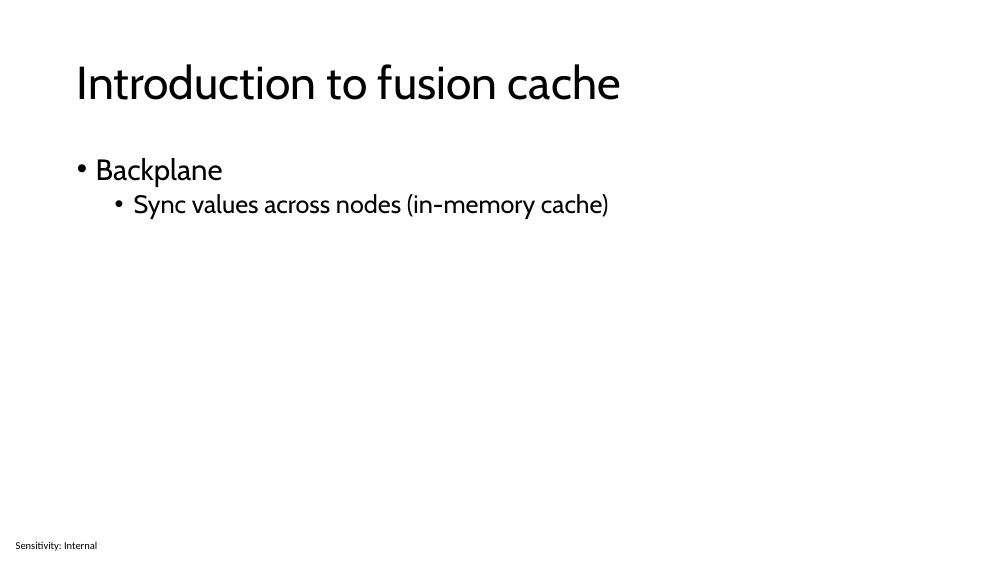
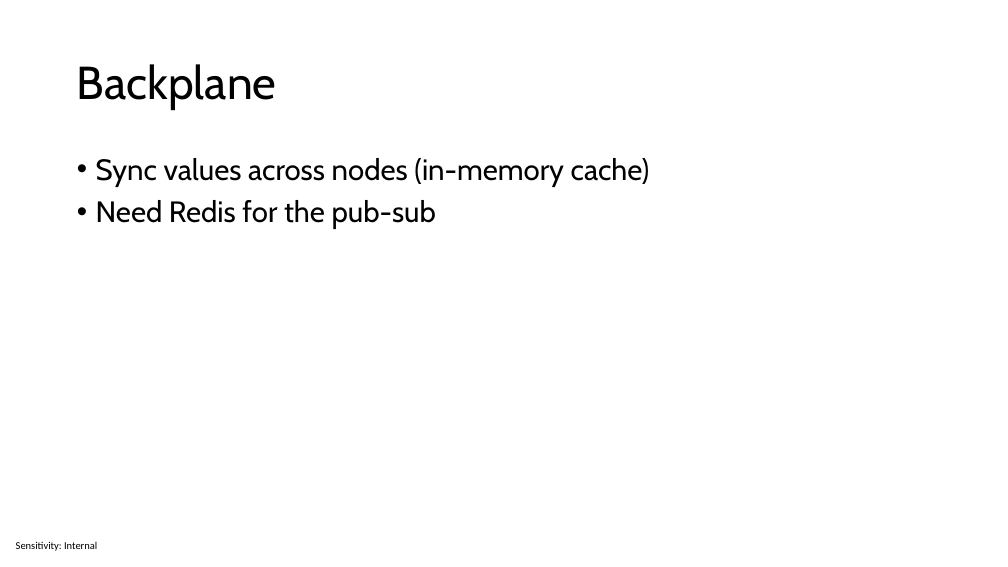
Before and after one commit to sabbadino/cache-like-a-pro-fusion-cache, a slide deck: slide 21 of cache-like-a-pro.pptx (slide 20 before the commit). Drawn at 1008x567 pixels with LibreOffice and Linux fonts; fonts in the diff are those of the drawing. Boxes give left, top, right and bottom in pixels: in the first picture for what was removed or moved away, otherwise in the second. Text is boxed around its words. In the diff, an @@ line names an element or a change of style, - is before the commit and + after.

```diff
--- a/cache-like-a-pro.pptx
+++ b/cache-like-a-pro.pptx
@@ title at box(77, 64, 277, 110): text changed @@
-Introduction to fusion cache
+Backplane
@@ text at box(96, 158, 223, 187): paragraph removed @@
-• Backplane
@@ text at box(96, 158, 650, 187): size 24 to 28 pt in "Sync values across nodes (in-memory cache)"; list level 2 to 1 in "Sync values across nodes (in-memory ..." @@
@@ text at box(96, 200, 436, 229): paragraph added @@
+• Need Redis for the pub-sub
```
Also in this commit, not shown: 12 other slides changed, 4 slides added, 1 slide removed.
